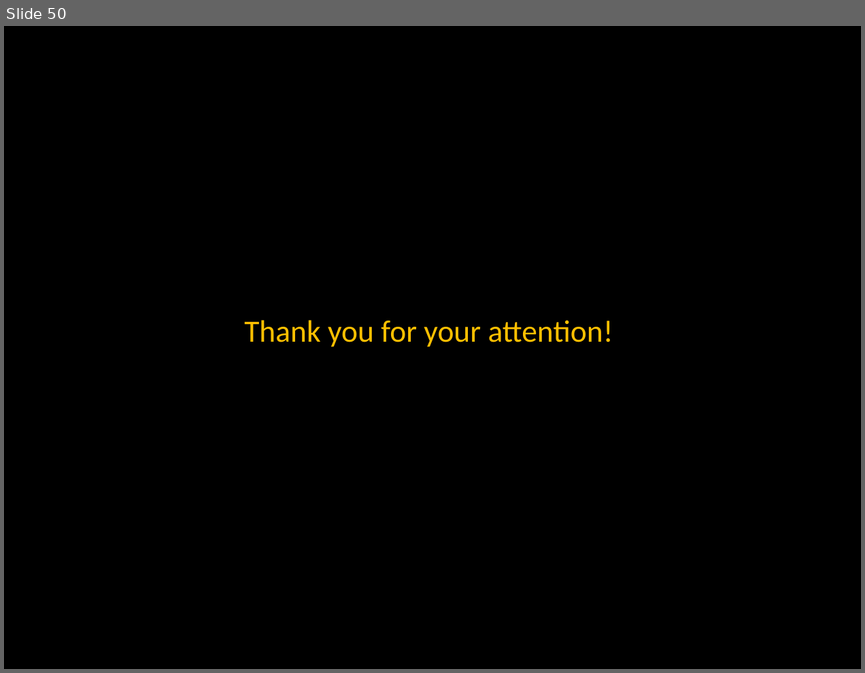
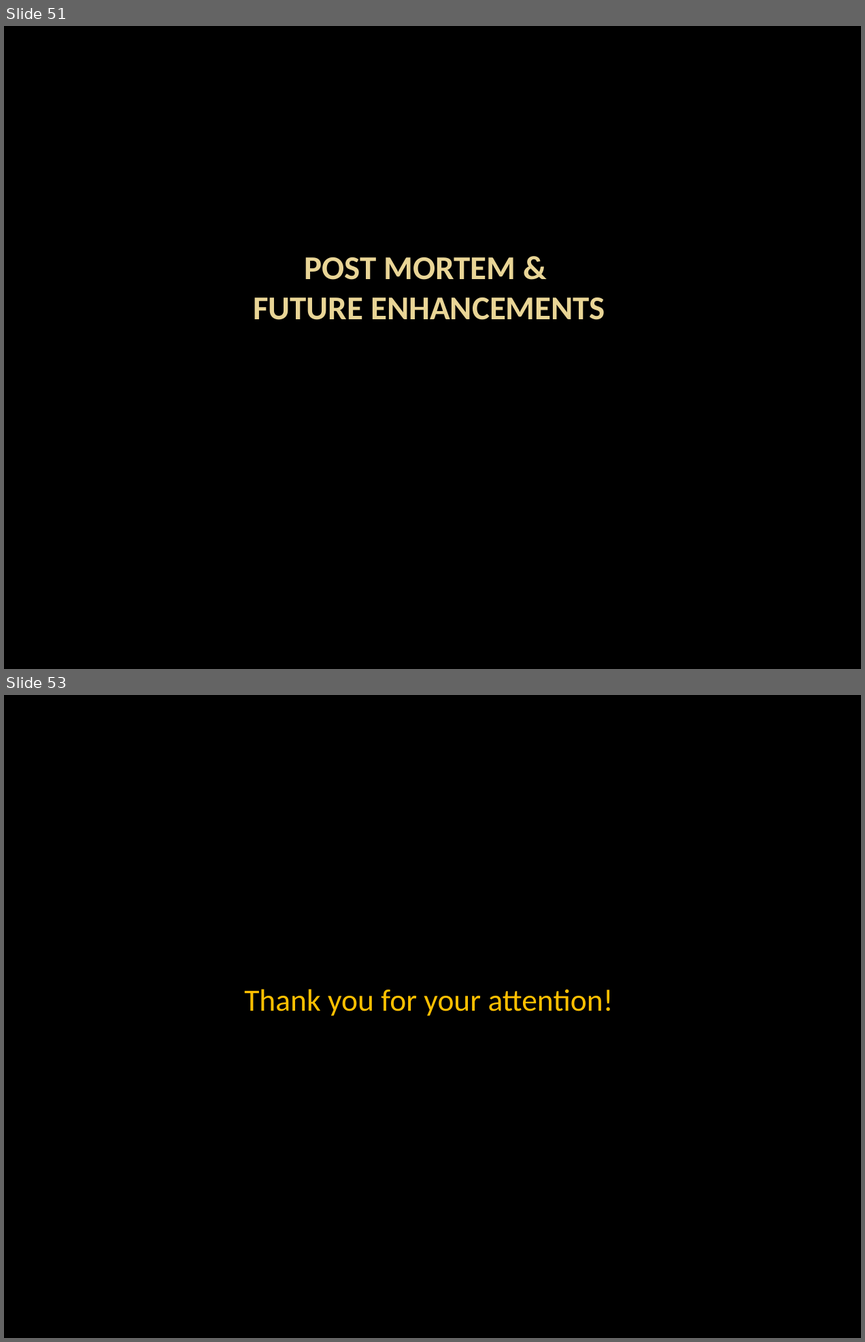
Before and after one commit to WolverineXM/FinTechProject3, a slide deck: Project_3_Presentation.pptx. Shown one above the other, each under a label of ours: slide 50 before the commit, slides 51 and 53 after it; the slides between them are not shown. The pictures are 865x673 and 865x1342 pixels, drawn with LibreOffice and Linux fonts; fonts in the diff are those of the drawing; background and template pictures are left out. Boxes give left, top, right and bottom in pixels: in the first picture for what was removed or moved away, otherwise in the second. Text is boxed around its words. In the diff, an @@ line names an element or a change of style, - is before the commit and + after.

```diff
--- a/Project_3_Presentation.pptx
+++ b/Project_3_Presentation.pptx
@@ slide 51 added at <box>4,26,861,669</box>, background picture (left out) @@
@@ title added at <box>253,257,605,320</box>, 28 pt, text gradient #EAD696 to #E7D081, bold @@
+POST MORTEM &
+FUTURE ENHANCEMENTS
@@ what was slide 50 is now slide 53 @@
```
Also in this commit, not shown: 2 slides changed, 2 other slides added, 1 other file.
